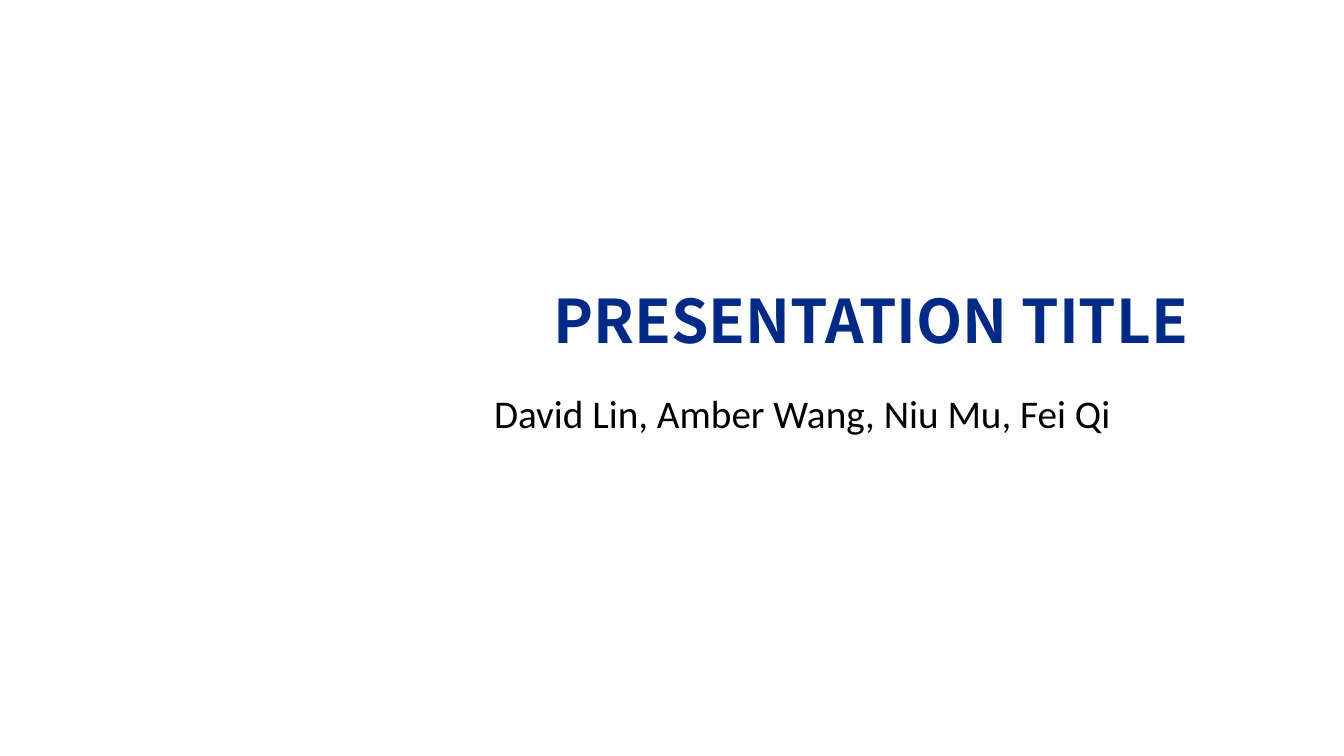
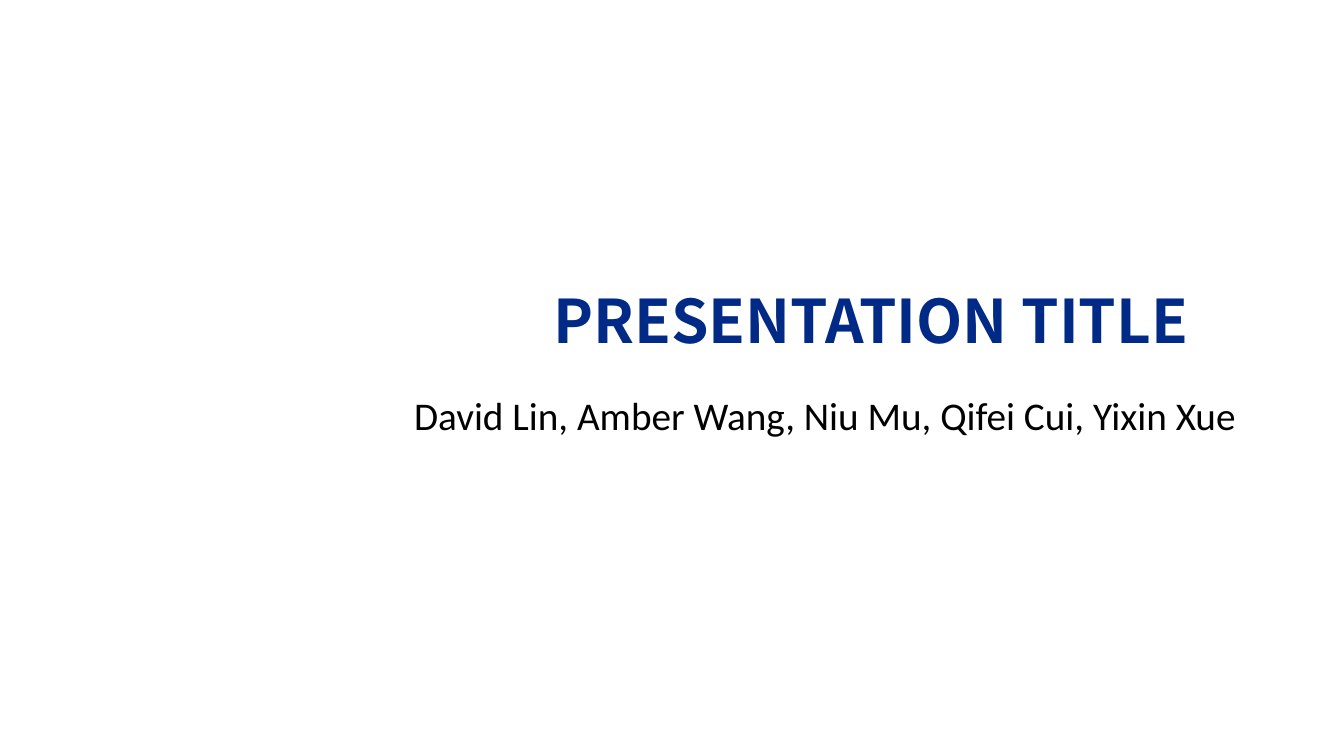
Before and after one commit to PSTAT197-F23/PSTAT197A_FP_Group1, a slide deck: slide 1 of scripts/drafts/PRESENTATION.pptx. Drawn at 1344x756 pixels with LibreOffice and Linux fonts; fonts in the diff are those of the drawing; background and template pictures are left out. Boxes give left, top, right and bottom in pixels: in the first picture for what was removed or moved away, otherwise in the second. Text is boxed around its words. In the diff, an @@ line names an element or a change of style, - is before the commit and + after.

```diff
--- a/scripts/drafts/PRESENTATION.pptx
+++ b/scripts/drafts/PRESENTATION.pptx
@@ text at <box>414,402,1236,437</box>: text changed @@
-David Lin, Amber Wang, Niu Mu, Fei Qi
+David Lin, Amber Wang, Niu Mu, Qifei Cui, Yixin Xue
```
Also in this commit, not shown: 1 other file.
